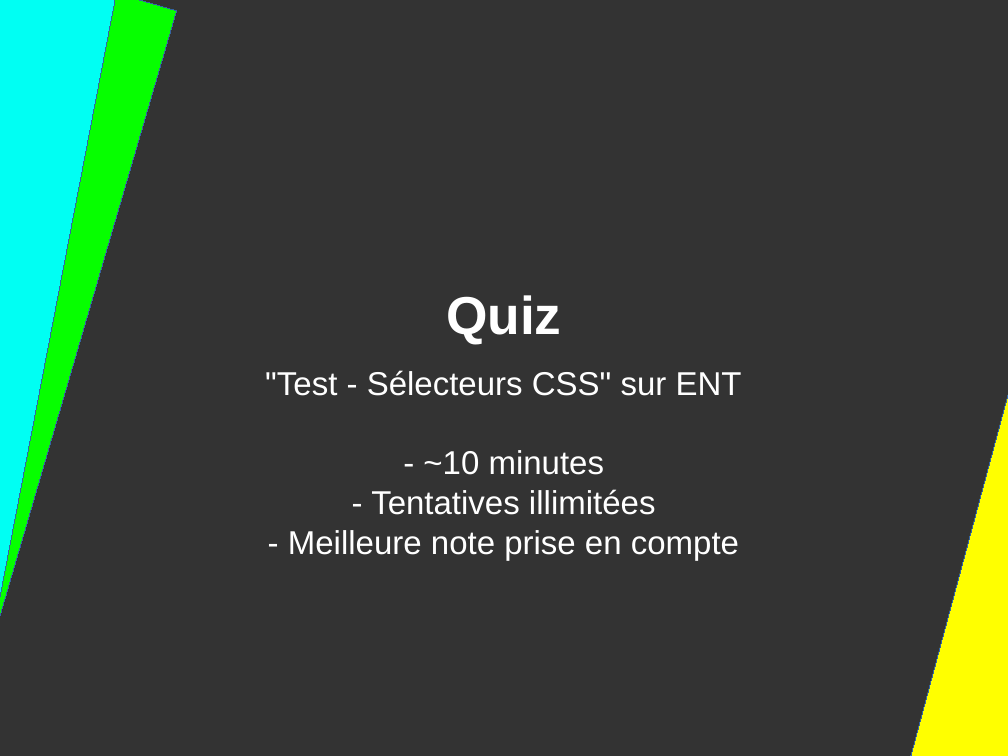
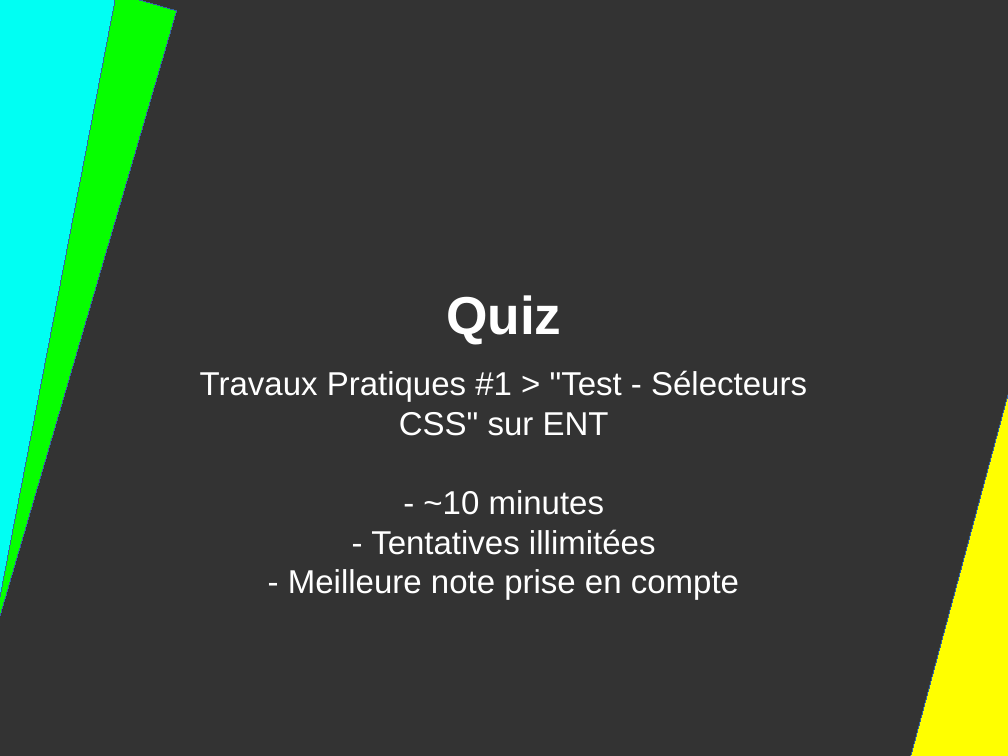
Before and after one commit to DanYellow/presentations, a slide deck: slide 95 of mmi/html/travaux-pratiques/numero-1/presentation.odp. Drawn at 1008x756 pixels with LibreOffice and Linux fonts; fonts in the diff are those of the drawing. Boxes give left, top, right and bottom in pixels: in the first picture for what was removed or moved away, otherwise in the second. Text is boxed around its words. In the diff, an @@ line names an element or a change of style, - is before the commit and + after.

```diff
--- a/mmi/html/travaux-pratiques/numero-1/presentation.odp
+++ b/mmi/html/travaux-pratiques/numero-1/presentation.odp
@@ title at <box>200,370,807,600</box>: text changed @@
-"Test - Sélecteurs CSS" sur ENT
-- ~10 minutes
-- Tentatives illimitées
-- Meilleure note prise en compte
+Travaux Pratiques #1 > "Test - Sélecteurs CSS" sur ENT
+- ~10 minutes
+- Tentatives illimitées
+- Meilleure note prise en compte
```
Also in this commit, not shown: 6 other slides changed, 8 other files.
